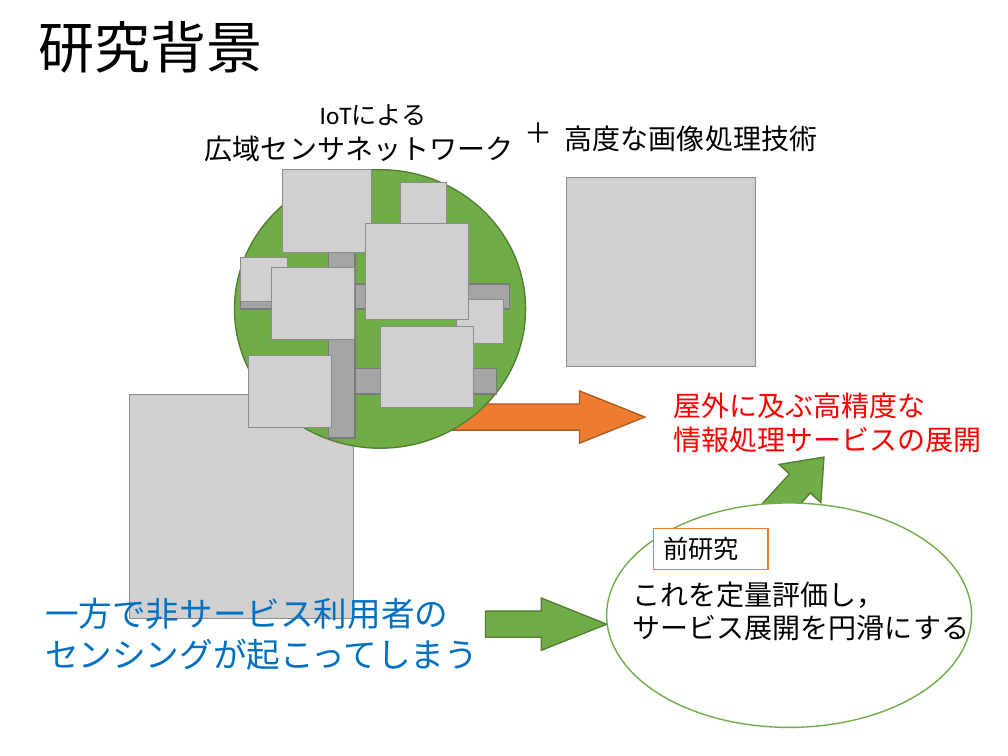
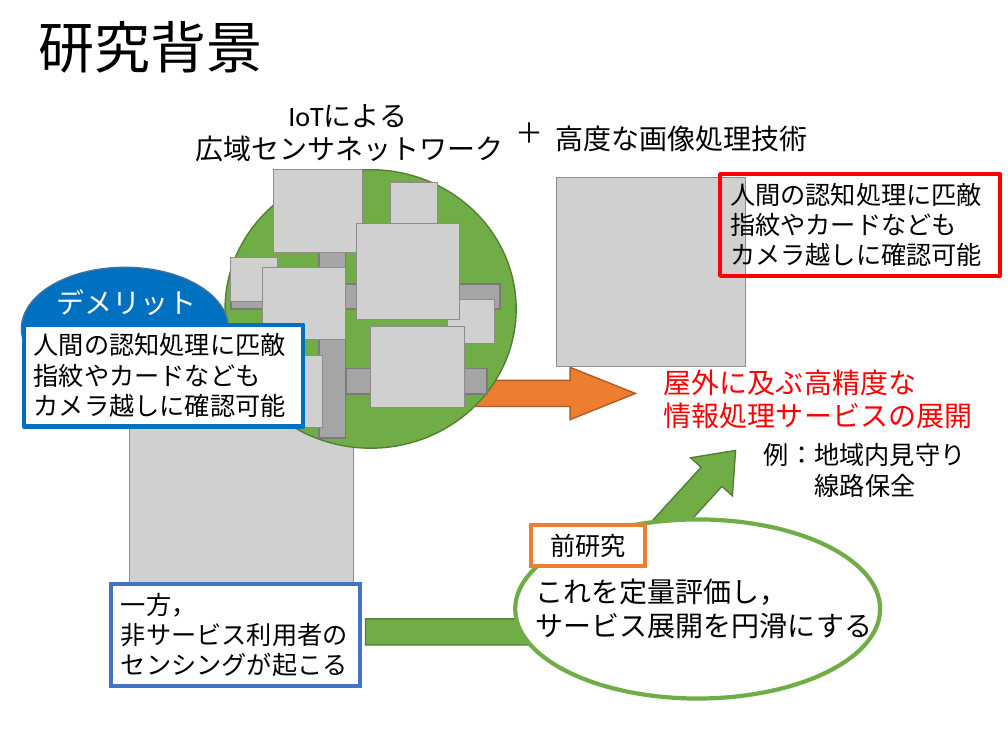
Before and after one commit to ao-megane/LplcOpenDataConverter, a slide deck: slide 5 of LplcOpenDataConverter/LplcOpenDataConverter/プレゼン/多地点カメラを用いた見守りサービスにおける第三者のプライバシデータ流出比の定量評価.pptx. Drawn at 1008x756 pixels with LibreOffice and Linux fonts; fonts in the diff are those of the drawing; grey boxes stand for pictures; background and template pictures are left out. Boxes give left, top, right and bottom in pixels: in the first picture for what was removed or moved away, otherwise in the second. Text is boxed around its words. In the diff, an @@ line names an element or a change of style, - is before the commit and + after.

Commit message:
aa

```diff
--- a/LplcOpenDataConverter/LplcOpenDataConverter/プレゼン/多地点カメラを用いた見守りサービスにおける第三者のプライバシデータ流出比の定量評価.pptx
+++ b/LplcOpenDataConverter/LplcOpenDataConverter/プレゼン/多地点カメラを用いた見守りサービスにおける第三者のプライバシデータ流出比の定量評価.pptx
@@ text "IoTによる": place and size @@
-text "IoTによる" at <box>320,104,427,125</box>
+text "IoTによる" at <box>288,104,407,128</box>
@@ text "IoTによる" at <box>288,104,407,128</box>: size 18 to 20 pt @@
@@ rectangle added at <box>720,174,999,276</box>, outline #FF0000 3 pt, 18 pt, text #000000 @@
+人間の認知処理に匹敵
+指紋やカードなども
+カメラ越しに確認可能
@@ 9 pictures, 3 texts, 3 rectangles, 1 ellipse: place and size @@
-9 pictures, 3 texts, 3 rectangles, 1 ellipse at <box>205,111,817,448</box>
+9 pictures, 3 texts, 3 rectangles, 1 ellipse at <box>195,111,807,448</box>
@@ ellipse added at <box>21,267,228,390</box>, fill #0070C0, outline #43739E 1 pt @@
@@ text added at <box>57,289,197,315</box>, 20 pt, text #FFFFFF @@
+デメリット
@@ rectangle added at <box>24,325,303,426</box>, fill #FFFFFF, outline #0070C0 3 pt, 18 pt, text #000000 @@
+人間の認知処理に匹敵
+指紋やカードなども
+カメラ越しに確認可能
@@ right arrow: place and size @@
-right arrow at <box>370,391,645,444</box>
+right arrow at <box>361,367,636,419</box>
@@ text "屋外に及ぶ高精度な 情報処理サービスの展開": place and size @@
-text "屋外に及ぶ高精度な 情報処理サービスの展開" at <box>673,392,981,458</box>
+text "屋外に及ぶ高精度な 情報処理サービスの展開" at <box>664,365,972,429</box>
@@ right arrow: place and size @@
-right arrow at <box>691,438,844,599</box>
+right arrow at <box>603,432,757,593</box>
@@ text added at <box>764,442,966,497</box>, 18 pt, text #000000 @@
+例：地域内見守り
+線路保全
@@ ellipse: place and size @@
-ellipse at <box>607,503,972,728</box>
+ellipse at <box>515,519,880,699</box>
@@ ellipse at <box>515,519,880,699</box>: outline #70AD47 1 pt to #70AD47 3 pt @@
@@ rectangle "前研究": place and size @@
-rectangle "前研究" at <box>653,528,768,569</box>
+rectangle "前研究" at <box>530,525,645,565</box>
@@ rectangle "前研究" at <box>530,525,645,565</box>: alignment left to centre; outline #ED7D31 1 pt to #ED7D31 3 pt @@
@@ rectangle "一方， 非サービス利用者の センシングが起こる": place and size @@
-rectangle "一方， 非サービス利用者の センシングが起こる" at <box>45,592,478,670</box>
+rectangle "一方， 非サービス利用者の センシングが起こる" at <box>111,584,360,685</box>
@@ rectangle "一方， 非サービス利用者の センシングが起こる" at <box>111,584,360,685</box>: fill none to #FFFFFF; outline none to #4472C4 3 pt @@
@@ text in rectangle at <box>121,592,348,676</box>: text changed; size 24 to 18 pt; text colour #0070C0 to #000000 @@
-一方で非サービス利用者の
-センシングが起こってしまう
+一方，
+非サービス利用者の
+センシングが起こる
@@ text "これを定量評価し， サービス展開を円滑にする": place and size @@
-text "これを定量評価し， サービス展開を円滑にする" at <box>633,581,970,646</box>
+text "これを定量評価し， サービス展開を円滑にする" at <box>536,578,873,644</box>
@@ right arrow: place and size @@
-right arrow at <box>486,598,607,650</box>
+right arrow at <box>366,606,646,658</box>
@@ right arrow at <box>366,606,646,658</box>: proportions changed @@
```
Also in this commit, not shown: 18 other slides changed, 5 slides added, 1 slide removed.
